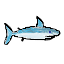
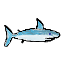
Layers edited between the first and the second 64 x 64 image:
painted on "Pasted Layer" over [4, 15, 61, 47]
